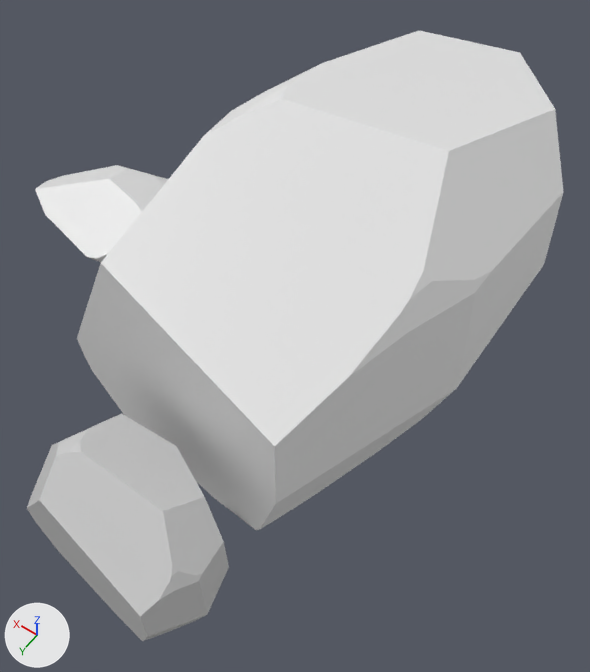
One commit to the glTF model Assets/Material/Plains/Rock5.glb: the scene before it, then after it.
One viewpoint serves both versions: a camera (50 mm lens) standing at (-2.46, 3.59, 4.89) and looking at (-0.39, 0.69, 0.34). Lighting does not change. The marker at lower left points along +X, +Y and +Z.
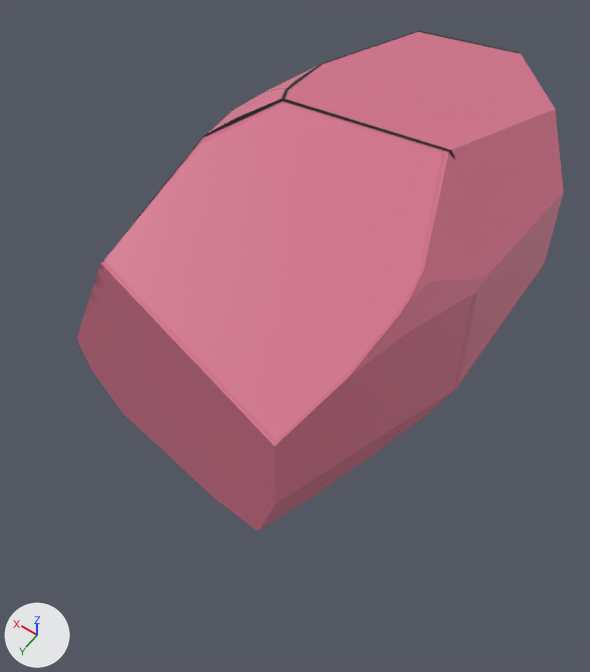
Where the change shows, as pixel boxes (x1, y1, x2, y2) in the pictures (590 x 672 px):
```json
{"object": "Sphere", "change": "recoloured", "before": [77, 31, 563, 530], "after": [77, 31, 563, 530], "on screen": "white to pink"}
{"object": "Sphere.001", "change": "deleted", "before": [27, 413, 229, 641]}
{"object": "Sphere.002", "change": "deleted", "before": [35, 165, 168, 262]}
```

Edits to the scene script, one JSON object a line:
```json
{"op": "add", "block": "img_sphere_base_color", "code": ["img_sphere_base_color = load_image('Sphere Base Color', '_unpacked/Sphere_Base_Color', 1024, 1024, 'sRGB')"]}
{"op": "add", "block": "img_material", "code": ["img_material = load_image('Material', '_unpacked/Material', 1024, 1024, 'Non-Color')"]}
{"op": "add", "block": "mat_material_002", "code": ["mat_material_002 = bpy.data.materials.new('Material.002')", "# uses the picture img_material", "# uses the picture img_sphere_base_color"]}
{"block": "me_sphere", "where": "me_sphere.from_pydata(...)  # 72 vertices, 140 faces; spans x -0.62..0.95, y -0.88..0.93, z -0.68..0.53"}
{"op": "add", "block": "me_sphere", "code": "me_sphere.materials.append(mat_material_002)"}
{"op": "remove", "block": "ob_sphere_001", "code": ["ob_sphere_001 = bpy.data.objects.new('Sphere.001', me_sphere_002)", "ob_sphere_001.location = (-0.386, 2.425, 0.309)", "ob_sphere_001.rotation_euler = (1.25, 1.641, -0.465)  # degrees (72, 94, -27)", "ob_sphere_001.scale = (-0.611, -0.753, -0.656)"]}
{"op": "remove", "block": "ob_sphere_002", "code": ["ob_sphere_002 = bpy.data.objects.new('Sphere.002', me_sphere_003)", "ob_sphere_002.location = (2.515, 0.197, 0.664)", "ob_sphere_002.rotation_euler = (1.25, 1.641, -0.465)  # degrees (72, 94, -27)", "ob_sphere_002.scale = (-1.28, -1.23, -3.01)"]}
```
